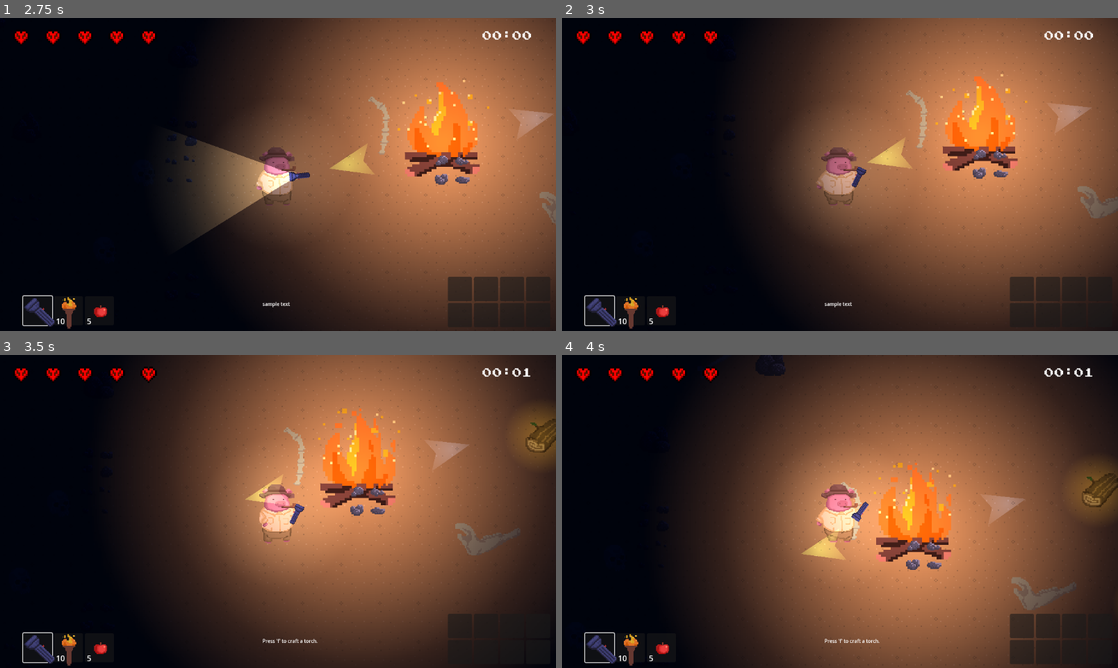
Above: before the commit, frames 1-4 (two rows, left to right).
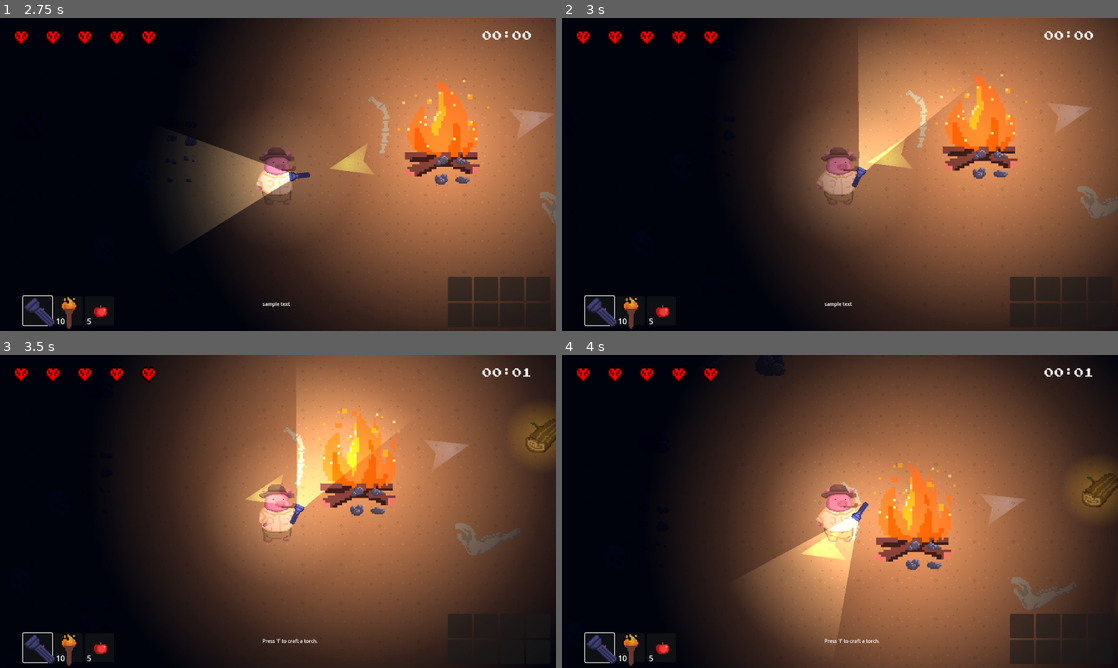
Above: after the commit, the same moments.

Repository: JasonLee4/MaizeRunnerGame
Game: Godot game, scene res://scenes/menus/main_menu.tscn
Same seed, same stepped clock (60 frames per second), same inputs: the game is played once before the commit and once after it. Sound files missing from this copy of the repository are replaced by a short silence.
Inputs (mouse positions are in pixels of both pictures, inside the frame that each line leads up to):
- Up to frame 1 (2.75 s): click (278, 180) at 0.5 s; tap Enter at 1.25 s; move the mouse to (400, 158) at 1.27 s; hold D (right) 1.28-2.03 s; hold F (advance_dialogue) 1.28-2.03 s; tap Space (dash) at 2, 2.1 s; move the mouse to (166, 190) at 2.02 s; hold S (down) from 2.03 s (still down)
- Up to frame 2 (3 s): move the mouse to (895, 105) at 2.77 s; release S (down) at 2.78 s; hold D (right) from 2.78 s (still down); click (895, 105) at 2.85 s
- Up to frame 3 (3.5 s): keep holding D (right)
- Up to frame 4 (4 s): tap F (advance_dialogue) at 3.5 s; move the mouse to (812, 574) at 3.52 s; release D (right) at 3.53 s; hold W (up) from 3.53 s (still down); tap Mouse wheel down (scroll_down) at 3.6 s

Frame 1 is identical in both runs. In frame 2, 3.9% of the frame differs, in the area x 53-71%, y 10-51%; in frame 3, 3.7%; in frame 4, 3.9%.

Commit message:
saving works with UI

Diff:
--- a/scenes/characters/Pig.gd
+++ b/scenes/characters/Pig.gd
@@ -147,6 +147,7 @@
 		save_data()
 	if Input.is_action_just_pressed("load"):
 		load_data()
+	change_tool(curr_hb_num)
 
 
 
@@ -157,10 +158,12 @@
 	gameData = ResourceLoader.load(save_file_path + save_file_name)
 	print("Game data loaded...")
 	Globals.health = gameData.playerHealth
+	position = Vector2(0,0)
 	Globals.cur_lvl = gameData.currentLevel
 	Globals.pig_speed = gameData.playerSpeed
-	Globals.inv = gameData.playerInventory
-	Globals.inv.update.emit()
+
+	Globals.inv.transfer(gameData.playerInventory)
+	print("Loaded new inventory size: ", Globals.inv.size())
 
 
 func save_data():
@@ -168,7 +171,6 @@
 	gameData.update_currentLevel(Globals.cur_lvl)
 	gameData.update_playerSpeed(Globals.pig_speed)
 	gameData.update_playerInventory(Globals.inv)
-	print("current inv size to save : ", Globals.inv.size())
 	ResourceSaver.save(gameData, save_file_path + save_file_name)
 	print("Game data saved...")
 	print("size of saved inventory = ", gameData.playerInventory.size())
@@ -319,7 +321,7 @@
 		flashlight_equipped = (current_tool.item.name == "Flashlight")
 		flashlight.light_on = (current_tool.item.name == "Flashlight")
 		flashlight.equipped = (current_tool.item.name == "Flashlight")
-		print("change tool")
+		#print("change tool")
 		torch_equipped = (current_tool.item.name == "Torch")
 		consumable_equipped = !(flashlight_equipped or torch_equipped)
 	else:
@@ -334,9 +336,12 @@
 	$Torch.visible = torch_equipped
 
 	if torch_equipped or flashlight_equipped:
-		$Sprite2D.frame = 9
-	else:
-		$Sprite2D.frame = 3
+		if $Sprite2D.frame not in range(9,15):
+			$Sprite2D.frame = 9
+	else:
+		if $Sprite2D.frame not in range(3,8):
+
+			$Sprite2D.frame = 3
 
 
 
--- a/scenes/items/inventory/Inventory.gd
+++ b/scenes/items/inventory/Inventory.gd
@@ -71,15 +71,23 @@
 	for sl1 in hb_slots.filter(func(hb_slot) : return hb_slot.item != null):
 		total += sl1.amount
 
-	for sl2 in bp_slots.filter(func(bp_slot) : return bp_slot.item == null):
+	for sl2 in bp_slots.filter(func(bp_slot) : return bp_slot.item != null):
 		total += sl2.amount
 	return total
 
 func transfer(inv2: Inventory):
-	for sl1 in inv2.hb_slots:
-		for i in sl1.amount:
-			insert(sl1.item)
 
-	for sl2 in inv2.bp_slots:
-		for i in sl2.amount:
-			insert(sl2.item)
+	for sl1 in hb_slots.filter(func(hb_slot) : return hb_slot.item != null):
+		remove_item(sl1.item, sl1.amount)
+
+	for sl2 in bp_slots.filter(func(bp_slot) : return bp_slot.item != null):
+		remove_item(sl2.item, sl2.amount)
+
+	for nsl1 in inv2.hb_slots:
+		for k in nsl1.amount:
+			insert(nsl1.item)
+
+	for nsl2 in inv2.bp_slots:
+		for l in nsl2.amount:
+			insert(nsl2.item)
+	update.emit()
